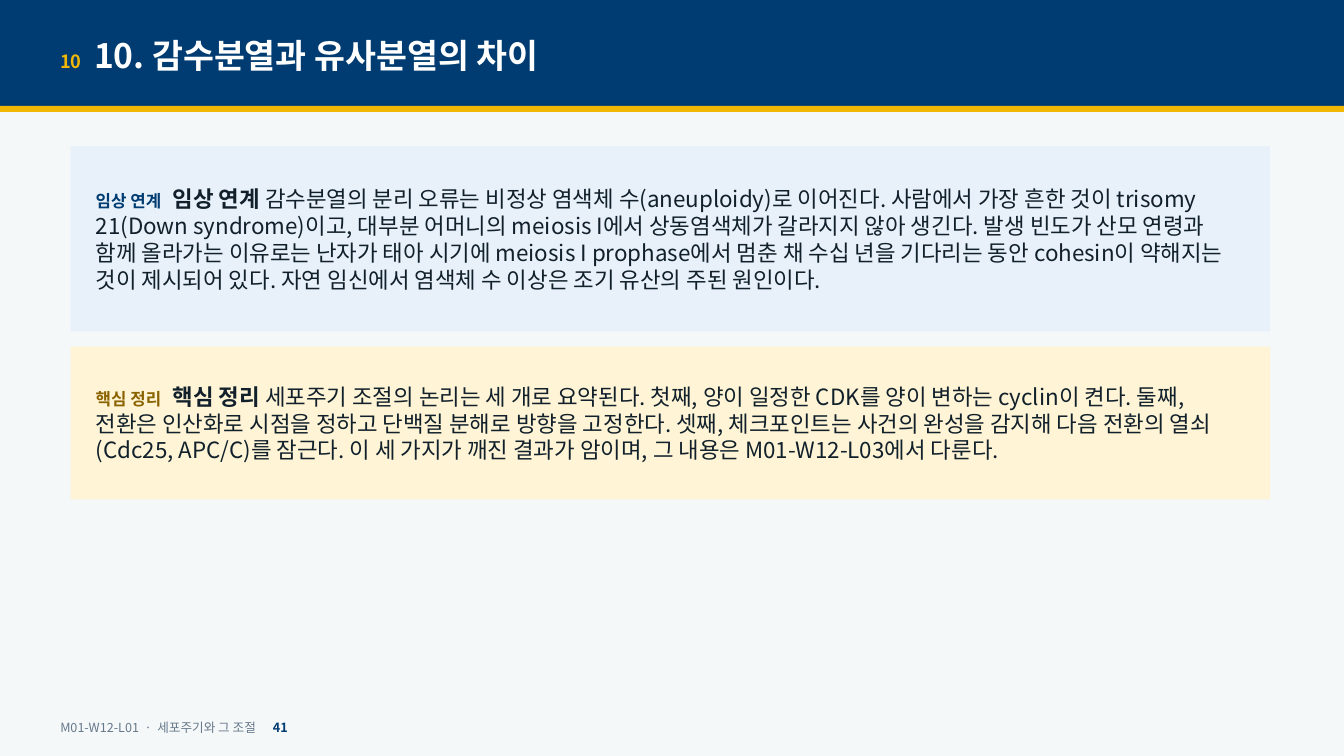
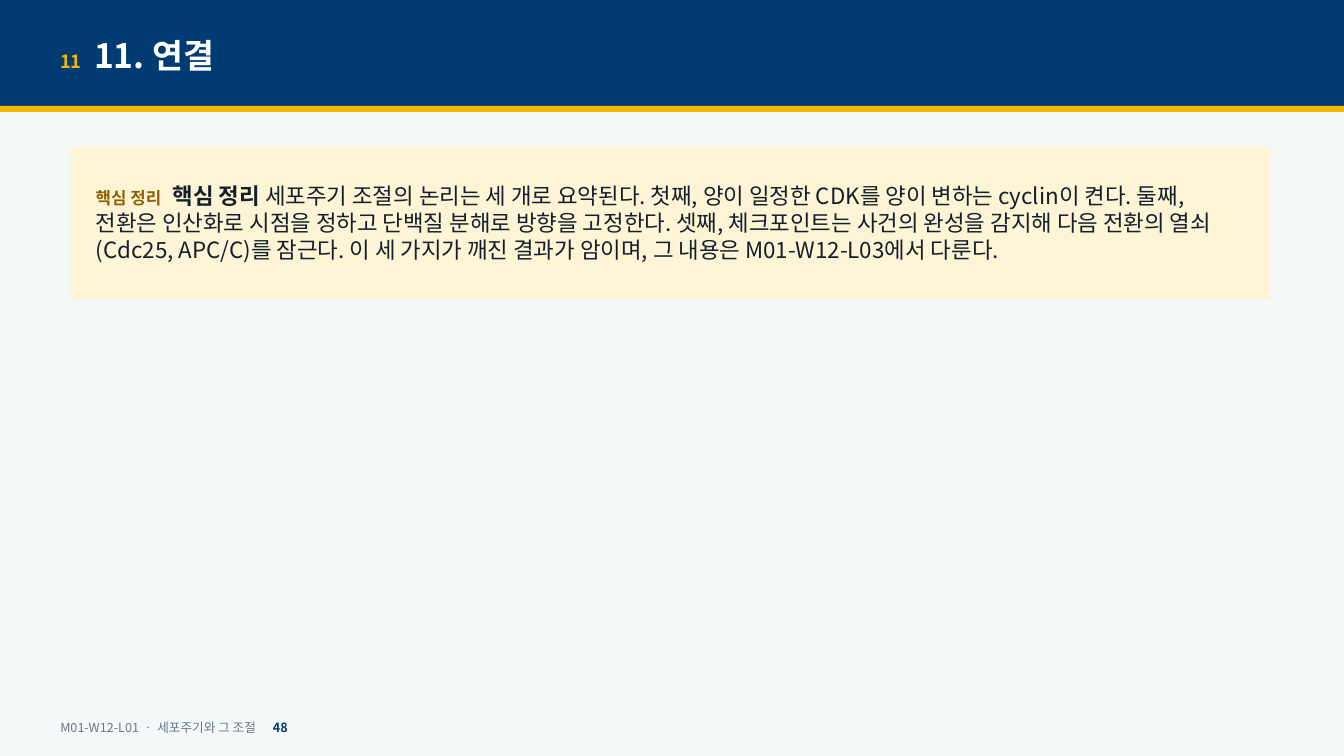
Before and after one commit to hoperiasd2/hoperiasd2.github.io, a slide deck: slide 48 of curriculum/M01/W12/L01/slides.pptx (slide 41 before the commit). Drawn at 1344x756 pixels with LibreOffice and Linux fonts; fonts in the diff are those of the drawing. Boxes give left, top, right and bottom in pixels: in the first picture for what was removed or moved away, otherwise in the second. Text is boxed around its words. In the diff, an @@ line names an element or a change of style, - is before the commit and + after.

```diff
--- a/curriculum/M01/W12/L01/slides.pptx
+++ b/curriculum/M01/W12/L01/slides.pptx
@@ text at (60,40,214,71): text changed @@
-10 10. 감수분열과 유사분열의 차이
+11 11. 연결
@@ rectangle "핵심 정리 핵심 정리 세포주기 ...": place and size @@
-rectangle "핵심 정리 핵심 정리 세포주기 ..." at (71,347,1270,500)
+rectangle "핵심 정리 핵심 정리 세포주기 ..." at (71,146,1270,299)
@@ rectangle removed at (71,146,1270,332) @@
-임상 연계 임상 연계 감수분열의 분리 오류는 비정상 염색체 수(aneuploidy)로 이어진다. 사람에서 가장 흔한 것이 trisomy 21(Down syndrome)이고, 대부분 어머니의 meiosis I에서 상동염색체가 갈라지지 않아 생긴다. 발생 빈도가 산모 연령과 함께 올라가는 이유로는 난자가 태아 시기에 meiosis I prophase에서 멈춘 채 수십 년을 기다리는 동안 cohesin이 약해지는 것이 제시되어 있다. 자연 임신에서 염색체 수 이상은 조기 유산의 주된 원인이다.
@@ text at (60,721,288,733): text changed @@
-M01-W12-L01 · 세포주기와 그 조절 41
+M01-W12-L01 · 세포주기와 그 조절 48
```
Also in this commit, not shown: 44 other slides changed, 9 slides added, 29 other files.
